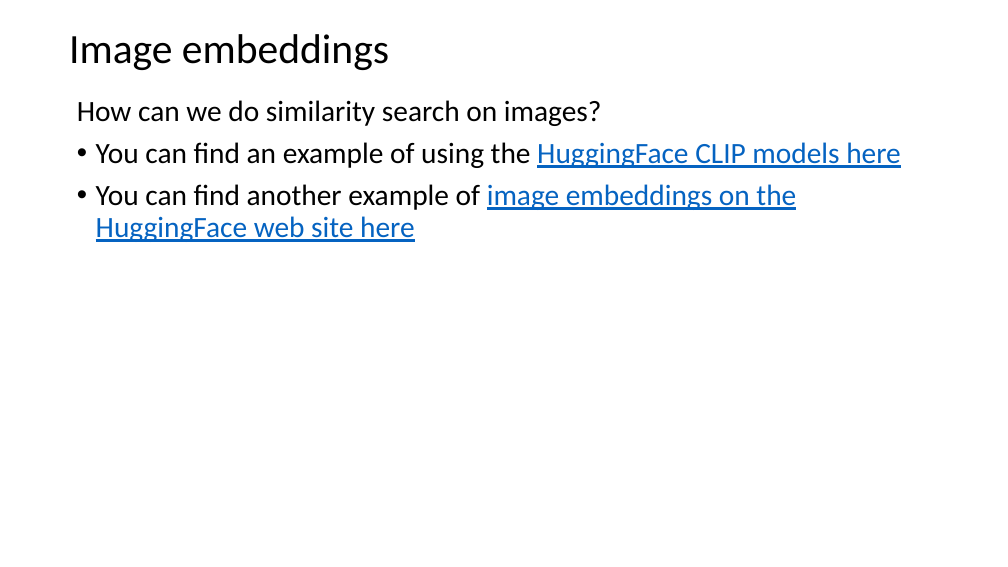
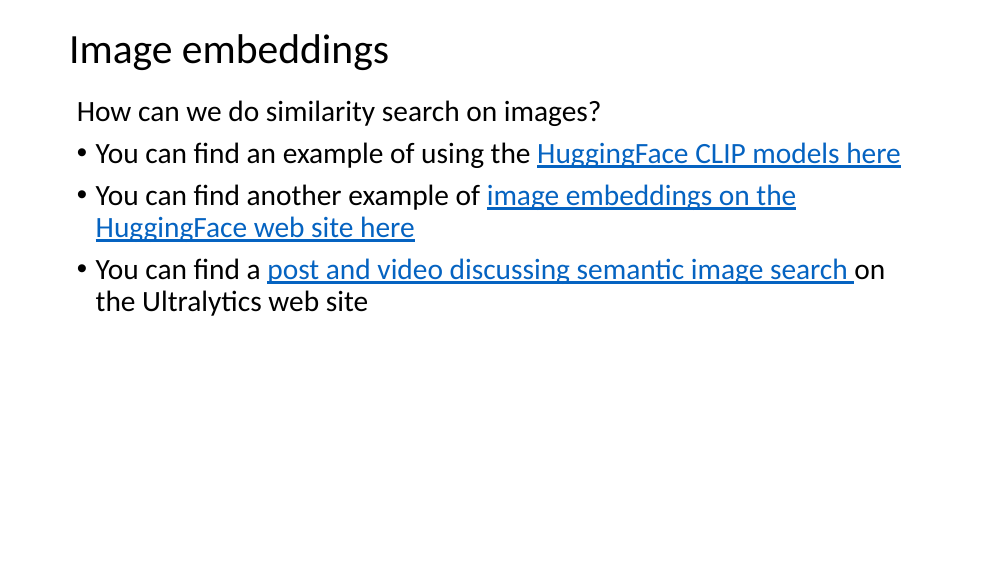
Before and after one commit to harelgabainew/school1, a slide deck: slide 44 of slides/7_DocumentWebSearching.pptx (slide 31 before the commit). Drawn at 1008x567 pixels with LibreOffice and Linux fonts; fonts in the diff are those of the drawing. Boxes give left, top, right and bottom in pixels: in the first picture for what was removed or moved away, otherwise in the second. Text is boxed around its words. In the diff, an @@ line names an element or a change of style, - is before the commit and + after.

Commit message:
Added slides on sparse search retriever-received model and sparse vector embedding

```diff
--- a/slides/7_DocumentWebSearching.pptx
+++ b/slides/7_DocumentWebSearching.pptx
@@ text at (x1=96, y1=258, x2=885, y2=316): paragraph added @@
+• You can find a post and video discussing semantic image search on the Ultralytics web site
```
Also in this commit, not shown: 4 other slides changed, 14 slides added, 57 slides removed.
